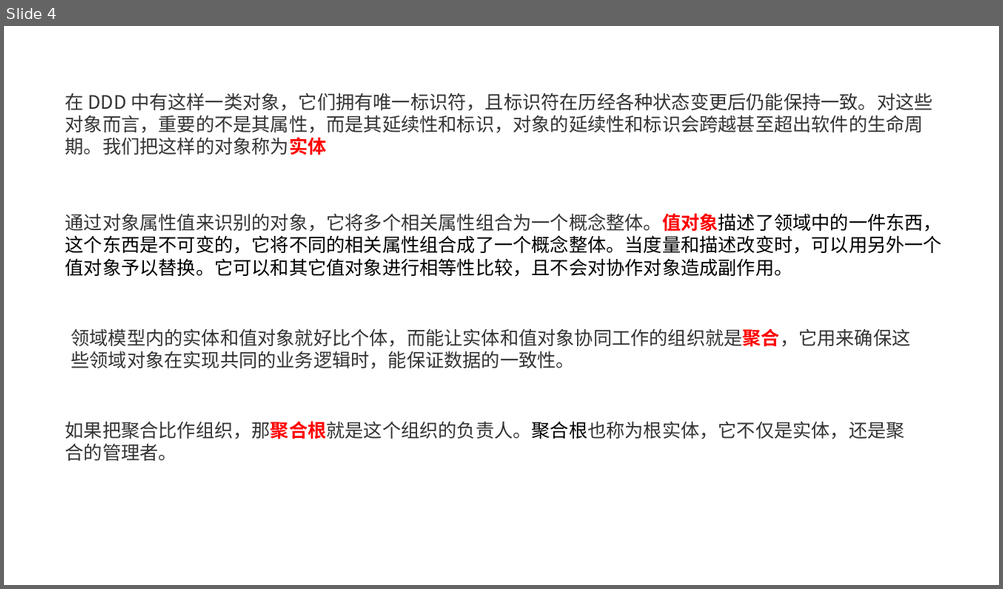
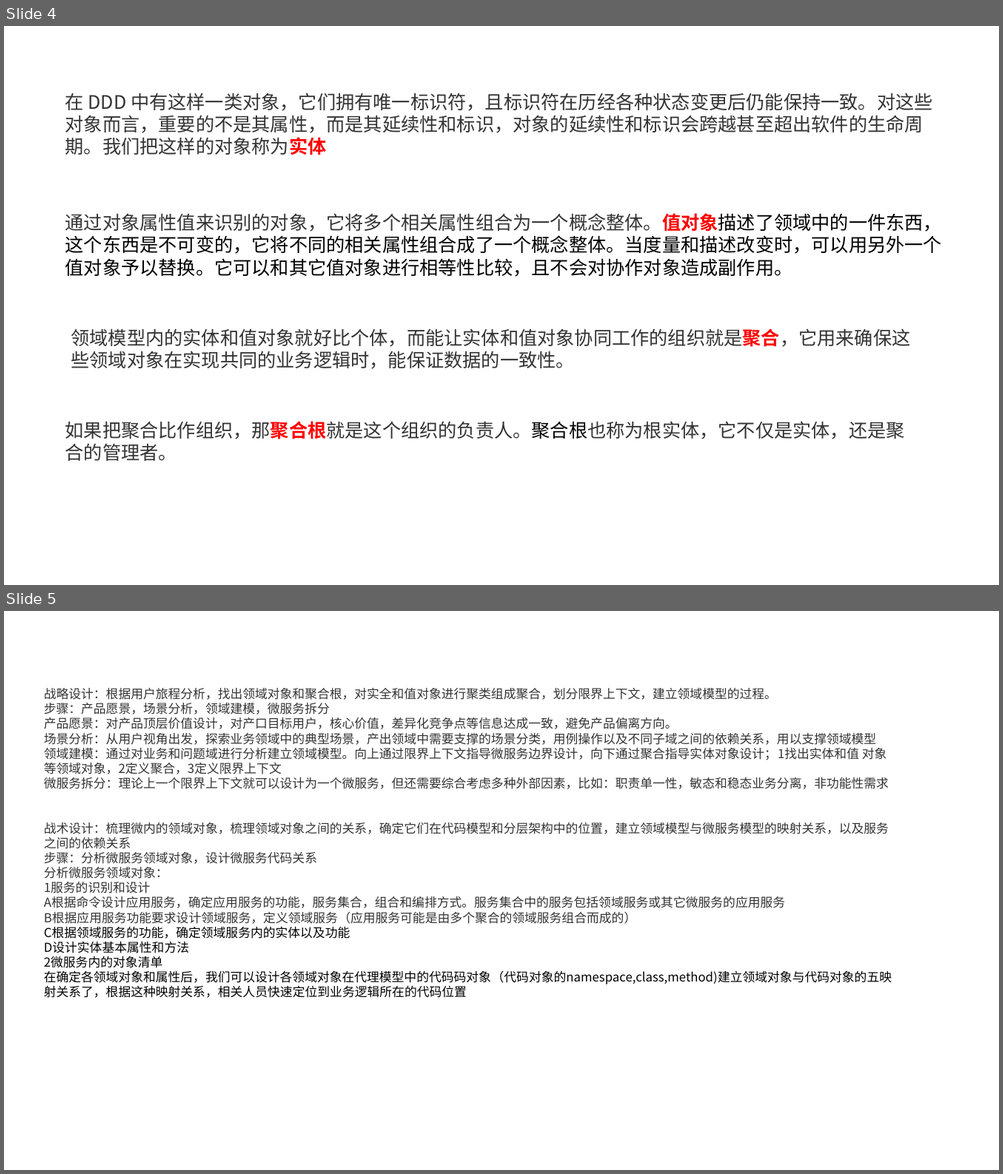
Before and after one commit to axzxs2001/DDD_Sample, a slide deck: DDD_Sample/Docs/DDD.pptx. Shown one above the other, each under a label of ours: slide 4 before the commit, slides 4 and 5 after it. The pictures are 1003x589 and 1003x1174 pixels, drawn with LibreOffice and Linux fonts; fonts in the diff are those of the drawing. Boxes give left, top, right and bottom in pixels: in the first picture for what was removed or moved away, otherwise in the second. Text is boxed around its words. In the diff, an @@ line names an element or a change of style, - is before the commit and + after.

Commit message:
收集PPT信息

```diff
--- a/DDD_Sample/Docs/DDD.pptx
+++ b/DDD_Sample/Docs/DDD.pptx
@@ slide 5 added at <box>4,611,999,1170</box>, background #FFFFFF @@
@@ text added at <box>44,688,891,998</box>, 12 pt, text #333333 @@
+战略设计：根据用户旅程分析，找出领域对象和聚合根，对实全和值对象进行聚类组成聚合，划分限界上下文，建立领域模型的过程。
+步骤：产品愿景，场景分析，领域建模，微服务拆分
+产品愿景：对产品顶层价值设计，对产口目标用户，核心价值，差异化竞争点等信息达成一致，避免产品偏离方向。
+场景分析：从用户视角出发，探索业务领域中的典型场景，产出领域中需要支撑的场景分类，用例操作以及不同子域之间的依赖关系，用以支撑领域模型
+领域建模：通过对业务和问题域进行分析建立领域模型。向上通过限界上下文指导微服务边界设计，向下通过聚合指导实体对象设计；1找出实体和值 对象等领域对象，2定义聚合，3定义限界上下文
+微服务拆分：理论上一个限界上下文就可以设计为一个微服务，但还需要综合考虑多种外部因素，比如：职责单一性，敏态和稳态业务分离，非功能性需求
+战术设计：梳理微内的领域对象，梳理领域对象之间的关系，确定它们在代码模型和分层架构中的位置，建立领域模型与微服务模型的映射关系，以及服务之间的依赖关系
+步骤：分析微服务领域对象，设计微服务代码关系
+分析微服务领域对象：
+1服务的识别和设计
+A根据命令设计应用服务，确定应用服务的功能，服务集合，组合和编排方式。服务集合中的服务包括领域服务或其它微服务的应用服务
+B根据应用服务功能要求设计领域服务，定义领域服务（应用服务可能是由多个聚合的领域服务组合而成的）
+C根据领域服务的功能，确定领域服务内的实体以及功能
+D设计实体基本属性和方法
+2微服务内的对象清单
+在确定各领域对象和属性后，我们可以设计各领域对象在代理模型中的代码码对象（代码对象的namespace,class,method)建立领域对象与代码对象的五映射关系了，根据这种映射关系，相关人员快速定位到业务逻辑所在的代码位置
```
Also in this commit, not shown: 1 slide removed.
